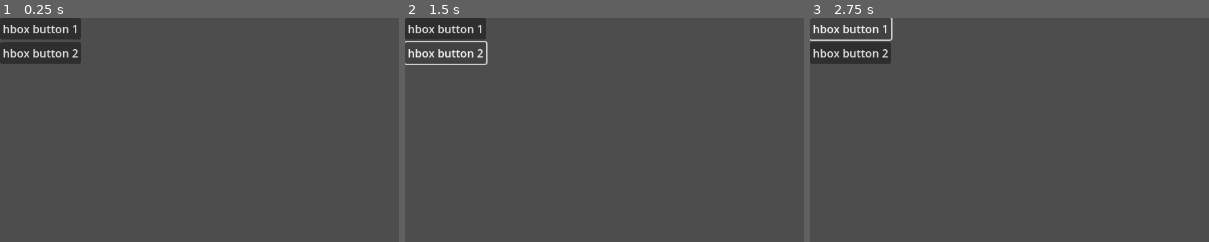
Above: before the commit, frames 1-3 (left to right).
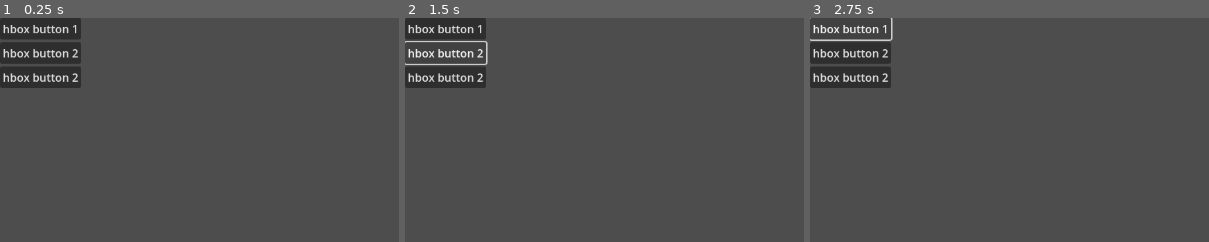
Above: after the commit, the same moments.

Repository: hud987/B2BSaaSSimulator
Game: Godot game, scene res://Scenes/game.tscn
The game is run twice, just before and just after one commit, with the same random seed, the same clock (stepped at 60 frames per second) and the same inputs.
Inputs:
- Up to frame 1 (0.25 s): no input
- Up to frame 2 (1.5 s): click "hbox button 1" at 0.5 s; click "hbox button 2" at 1.25 s
- Up to frame 3 (2.75 s): click "hbox button 1" at 2 s
The pictures show only the part of the screen within x 0-50%, y 0-50%; the shares and areas given below are measured in that part.

The runs differ from the first frame. In frame 1, 1.8% of the frame differs, in the area x 0-21%, y 21-32%; in frame 2, 1.8%; in frame 3, 1.8%.

Commit message:
add project

Diff:
--- a/Scenes/game.tscn
+++ b/Scenes/game.tscn
@@ -25,3 +25,10 @@
 [node name="Button" type="Button" parent="MarginContainer/VBoxContainer/HBoxContainer2"]
 layout_mode = 2
 text = "hbox button 2"
+
+[node name="HBoxContainer3" type="HBoxContainer" parent="MarginContainer/VBoxContainer"]
+layout_mode = 2
+
+[node name="Button" type="Button" parent="MarginContainer/VBoxContainer/HBoxContainer3"]
+layout_mode = 2
+text = "hbox button 2"
